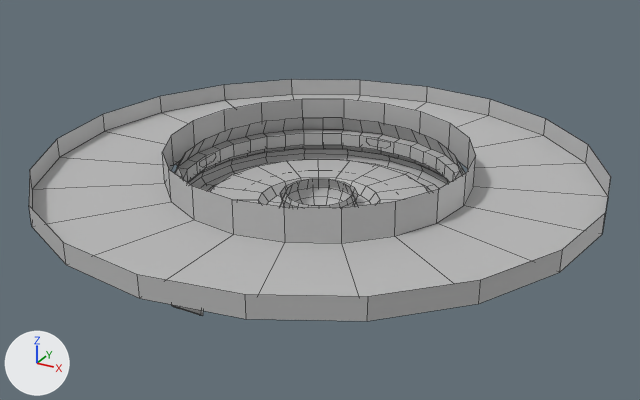
An edit to the FBX model Chaotic Exhaust/Assets/Models/FINALES/Motor Rotatorio.fbx, drawn before and after from the same camera.
One viewpoint serves both versions: a 50 mm lens placed at (22.6, -41.0, 29.4), pointed at (0.2, -0.2, 8.9). Lighting does not change. The marker at lower left points along +X, +Y and +Z. Mesh edges are drawn as thin lines. Where no turn or scale is listed for an object, it has been applied to the vertices. Vertices at the same position are counted once.
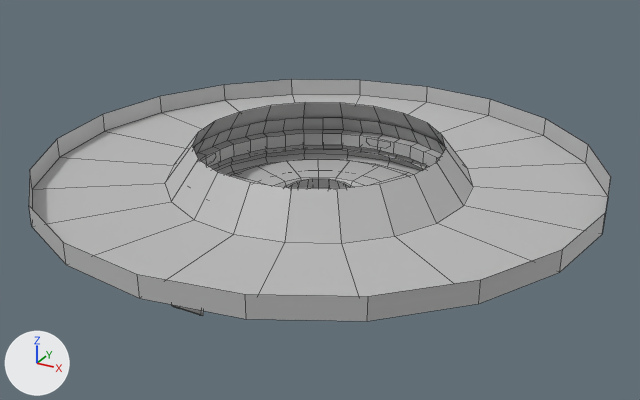
Where the change shows, as pixel boxes (x1, y1, x2, y2) in the pictures (640 x 400 px; the box of a moved part takes in the faces that stretch with it):
part 1 of me_mesh_003, moved or reshaped: before (162, 99, 476, 243); after (165, 102, 473, 243)

The change, as a list of edits to the scene's bpy script:
```text
Change me_mesh_003:
    where me_mesh_003.from_pydata(...)  # 305 vertices, 264 faces; spans x -15.8..15.8, y -15.8..15.8, z -2.5..2.5
    used by ob_polysurface877; location = (0.0, 0.0, 9.72)
    me_mesh_003 part 1: all 20 vertices in x -8.7..8.7, y -8.7..8.7, z 2.5 are scaled about their middle by (0.811, 0.811, 0.795), then moved by (0.0, 0.0, 0.3)
```
